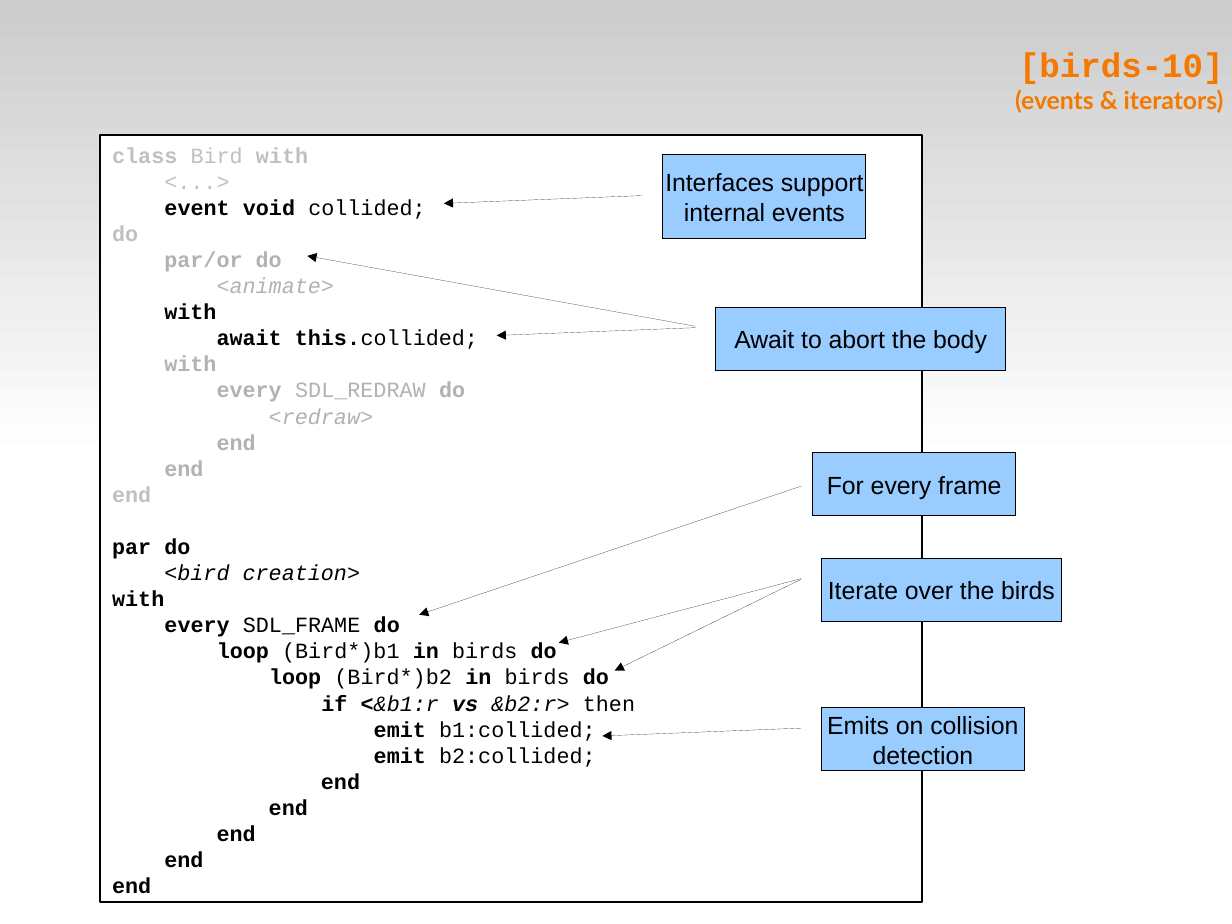
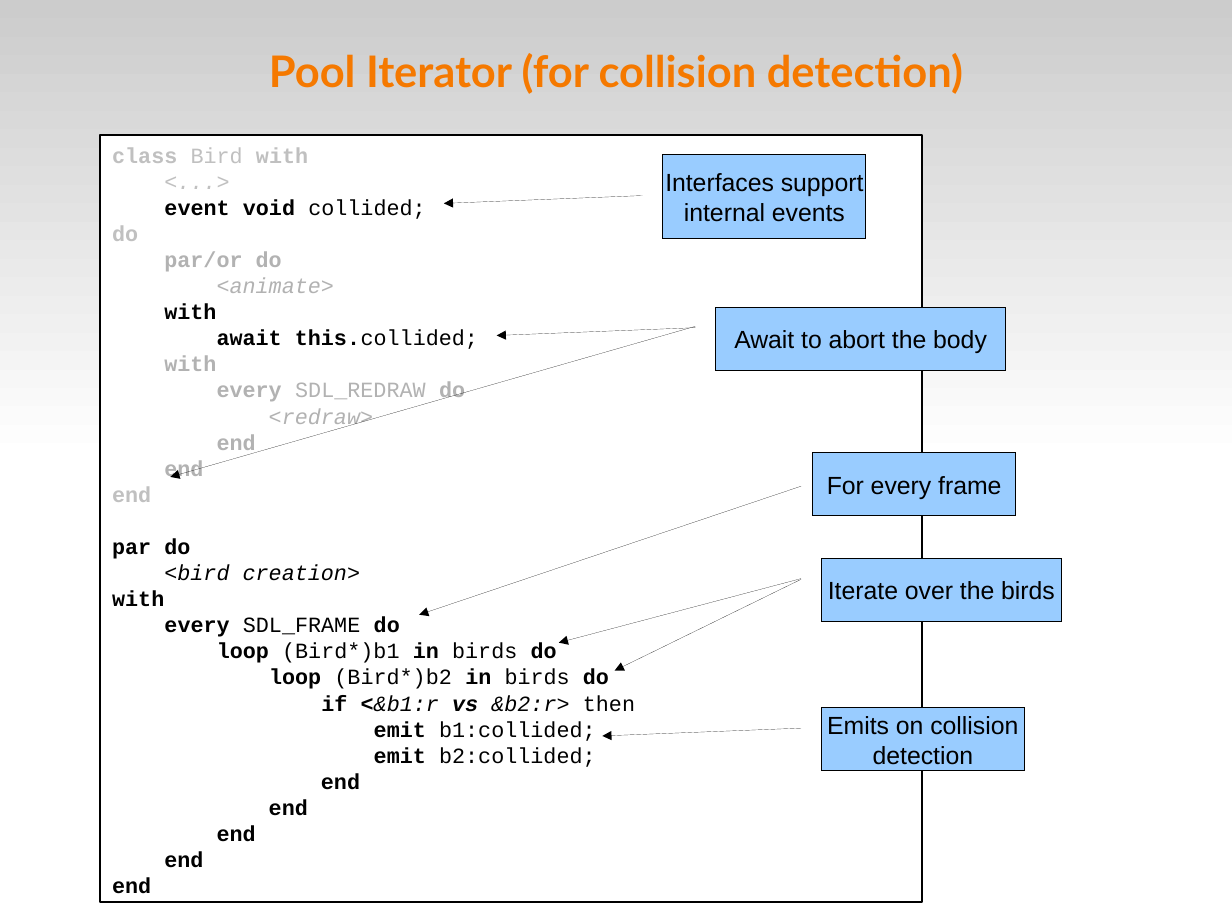
Before and after one commit to fsantanna-no/ceu-docs, a slide deck: slide 18 of ceu_mod.odp (slide 27 before the commit). Drawn at 1232x924 pixels with LibreOffice and Linux fonts; fonts in the diff are those of the drawing. Boxes give left, top, right and bottom in pixels: in the first picture for what was removed or moved away, otherwise in the second. Text is boxed around its words. In the diff, an @@ line names an element or a change of style, - is before the commit and + after.

```diff
--- a/ceu_mod.odp
+++ b/ceu_mod.odp
@@ title added at <box>269,53,963,94</box>, 28 pt, text #F57900, bold @@
+Pool Iterator (for collision detection)
@@ title removed at <box>1015,52,1224,113</box> @@
-[birds-10]
-(events & iterators)
@@ rectangle "class Bird with" at <box>101,135,922,902</box>: italic on in "<...>" @@
@@ arrow moved from (695, 326) - (307, 256) to (695, 326) - (170, 477) @@
```
Also in this commit, not shown: 12 other slides changed, 4 slides added, 15 slides removed.
